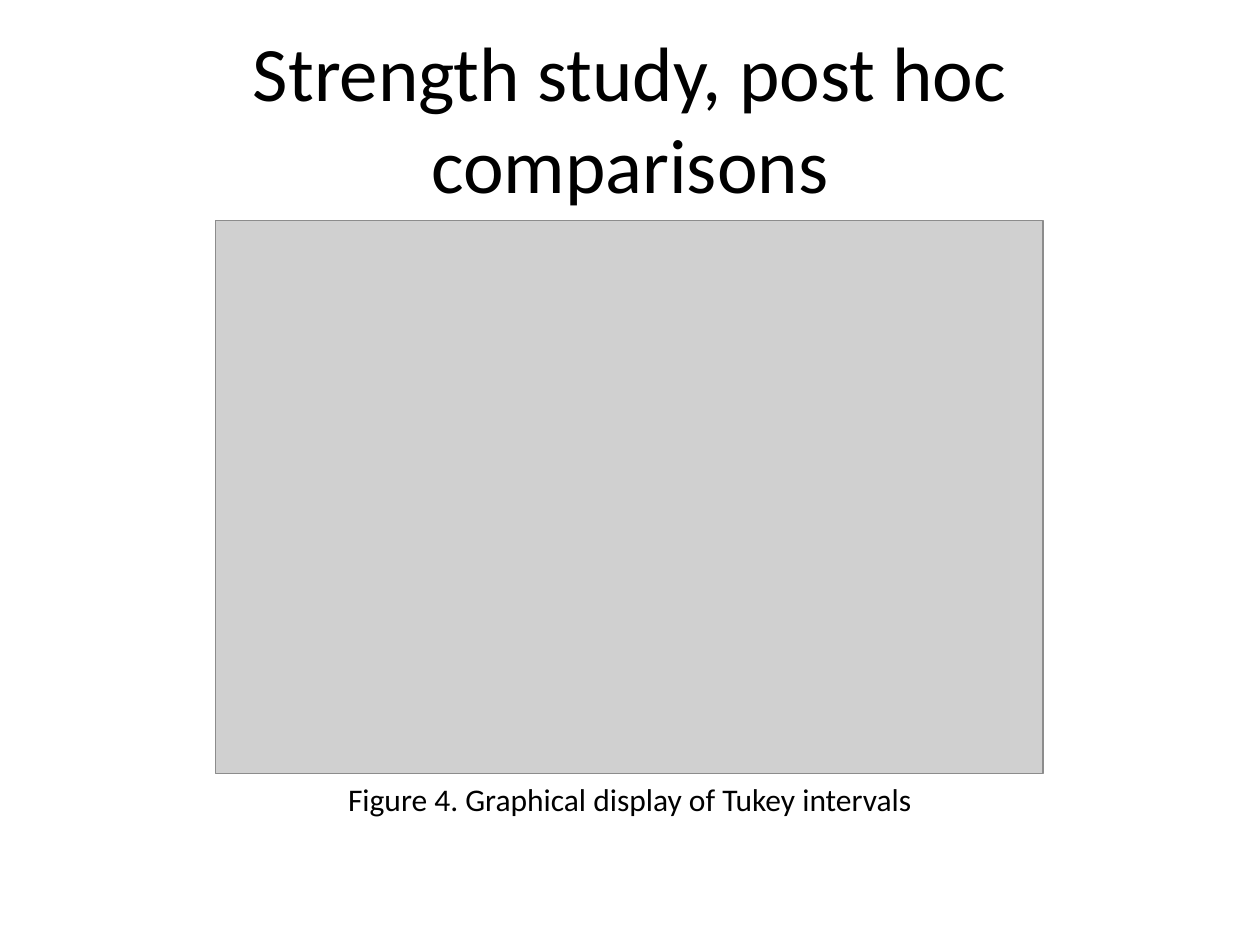
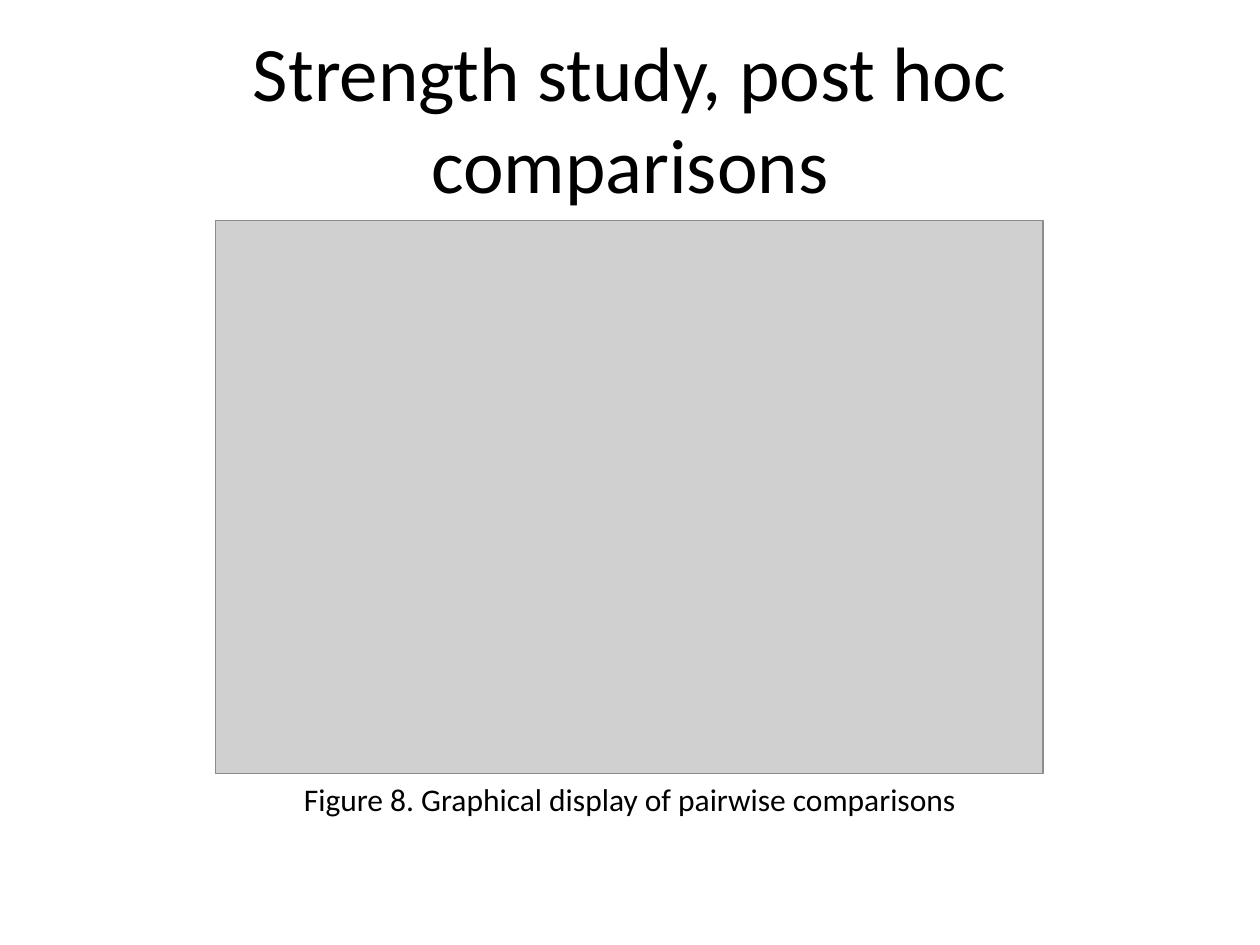
Before and after one commit to pmean/papers-and-presentations, a slide deck: slide 12 of anom/anom-talk.pptx (slide 11 before the commit). Drawn at 1260x945 pixels with LibreOffice and Linux fonts; fonts in the diff are those of the drawing; grey boxes stand for pictures. Boxes give left, top, right and bottom in pixels: in the first picture for what was removed or moved away, otherwise in the second. Text is boxed around its words. In the diff, an @@ line names an element or a change of style, - is before the commit and + after.

```diff
--- a/anom/anom-talk.pptx
+++ b/anom/anom-talk.pptx
@@ text at (x1=304, y1=789, x2=955, y2=817): text changed @@
-Figure 4. Graphical display of Tukey intervals
+Figure 8. Graphical display of pairwise comparisons
```
Also in this commit, not shown: 14 other slides changed, 17 slides added, 10 slides removed, 9 other files.
